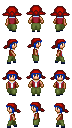
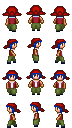
Layer changes from the first 72x128 image to the second:
painted on "pants" over 31, 25, 41, 96
